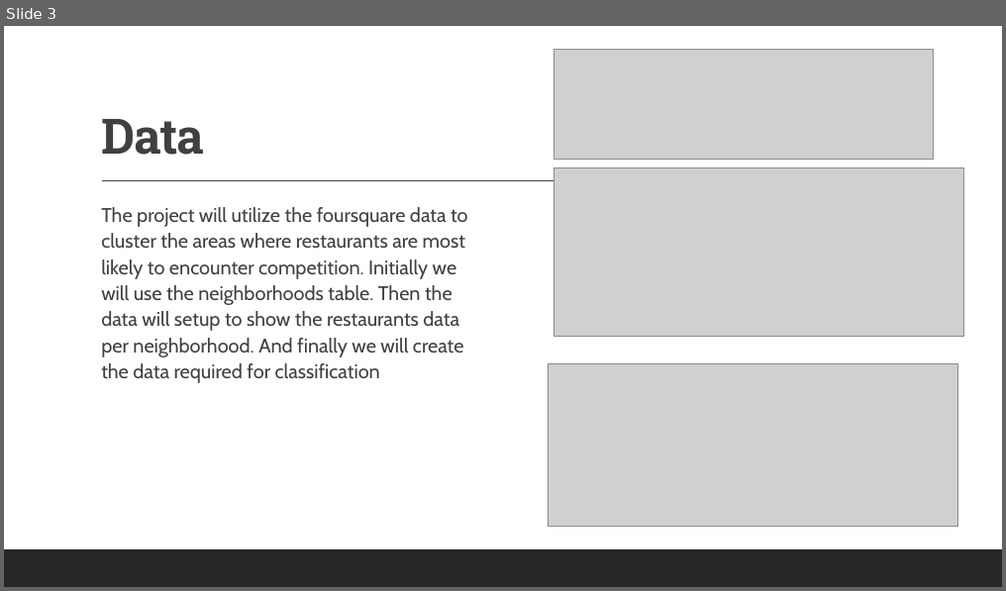
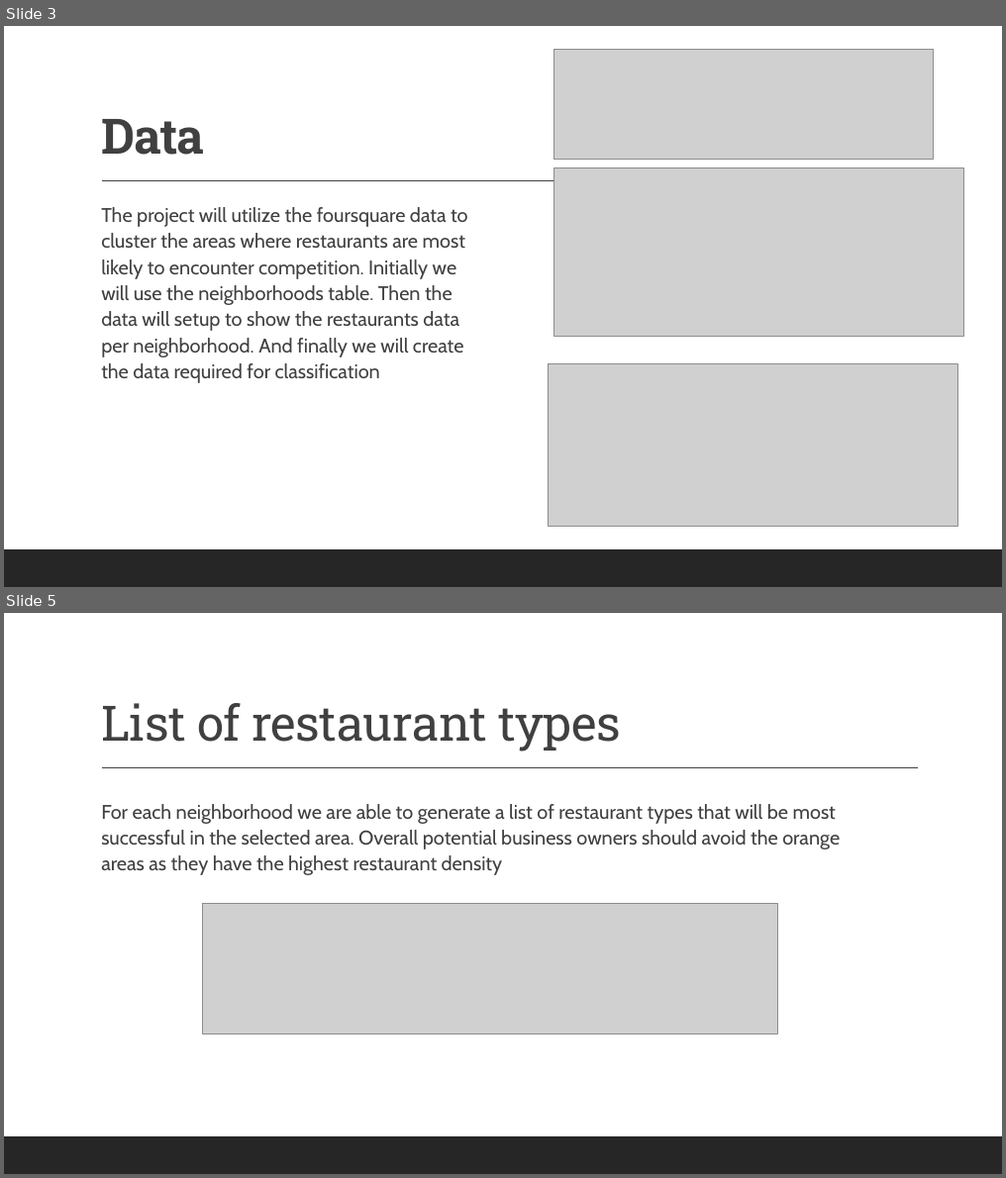
Before and after one commit to gazmany/Coursera_Capstone, a slide deck: capstone.pptx. Shown one above the other, each under a label of ours: slide 3 before the commit, slides 3 and 5 after it; the slides between them are not shown. The pictures are 1006x591 and 1006x1178 pixels, drawn with LibreOffice and Linux fonts; fonts in the diff are those of the drawing; grey boxes stand for pictures. Boxes give left, top, right and bottom in pixels: in the first picture for what was removed or moved away, otherwise in the second. Text is boxed around its words. In the diff, an @@ line names an element or a change of style, - is before the commit and + after.

```diff
--- a/capstone.pptx
+++ b/capstone.pptx
@@ slide 5 added at <box>4,613,1002,1174</box>, background #FFFFFF; not listed: 2 template elements that a slide beside it also shows @@
@@ title added at <box>101,703,621,752</box>, 47 pt, text #404040 @@
+List of restaurant types
@@ text added at <box>101,804,840,875</box>, 19 pt, text #404040 @@
+  For each neighborhood we are able to generate a list of restaurant types that will be most successful in the selected area. Overall potential business owners should avoid the orange areas as they have the highest restaurant density
@@ picture added at <box>203,903,778,1034</box> @@
```
Also in this commit, not shown: 1 other slide added.
